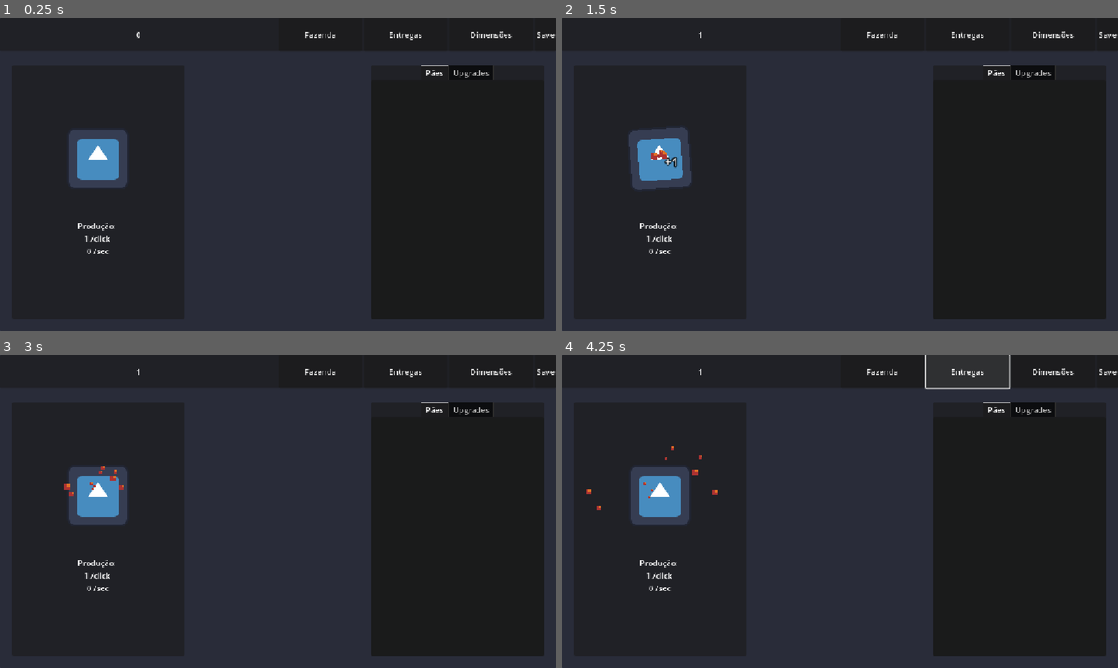
Above: before the commit, frames 1-4 (two rows, left to right).
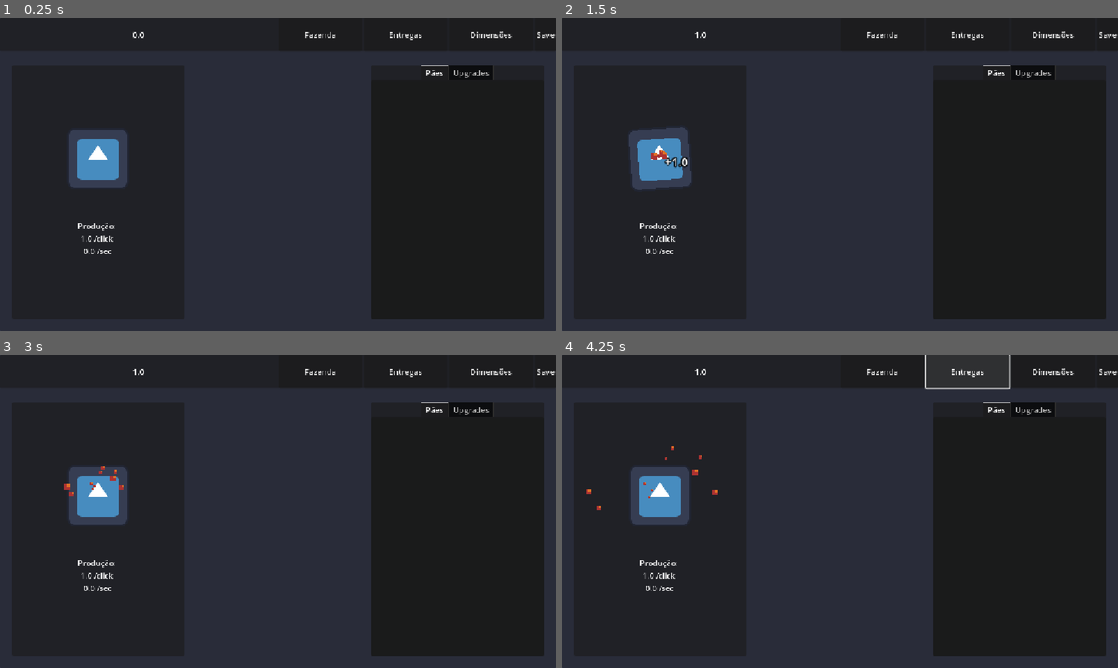
Above: after the commit, the same moments.

Repository: Porpetenha/Padaria-Idle
Game: Godot game, scene res://scenes/maestro.tscn
The game is run twice, just before and just after one commit, with the same random seed, the same clock (stepped at 60 frames per second) and the same inputs. The engine's default icon, where the game draws it, is replaced by a stand-in: a white triangle on a blue panel in a dark square.
Inputs (mouse positions are in pixels of both pictures, inside the frame that each line leads up to):
- Up to frame 1 (0.25 s): no input
- Up to frame 2 (1.5 s): click "Save" at 0.5 s; click (662, 158) at 1.25 s
- Up to frame 3 (3 s): click "Fazenda" at 2 s; click "Loja" at 2.75 s
- Up to frame 4 (4.25 s): click "Entregas" at 3.5 s

The runs differ from the first frame. In frame 1, 0.2% of the frame differs, in the area x 14-26%, y 4-76%; in frame 2, 0.2%; in frame 3, 0.1%; in frame 4, 0.1%.

Commit message:
Mudança na esatrutura das pastas, formatação de números e valor de dinheiro float

Diff:
--- a/assets/upgrades/bonus/geleia.tres
+++ b/assets/upgrades/bonus/geleia.tres
@@ -1,7 +1,7 @@
 [gd_resource type="Resource" script_class="UpgradeData" load_steps=3 format=3 uid="uid://d3vij3ya5me4i"]
 
 [ext_resource type="Texture2D" uid="uid://d24wvxq1b1nut" path="res://icon.svg" id="1_dgd5y"]
-[ext_resource type="Script" uid="uid://b10qq2qpidafp" path="res://scripts/upgrade_data.gd" id="1_pnomu"]
+[ext_resource type="Script" uid="uid://b10qq2qpidafp" path="res://scripts/custom resources/upgrade_data.gd" id="1_pnomu"]
 
 [resource]
 script = ExtResource("1_pnomu")
@@ -9,6 +9,7 @@
 upgrade_type = 2
 base_cost = 100
 cost_multp = 1.2
+bonus_multiplier = 0.1
 icon = ExtResource("1_dgd5y")
 locked = false
 metadata/_custom_type_script = "uid://b10qq2qpidafp"
--- a/assets/upgrades/breads/pao_de_forma.tres
+++ b/assets/upgrades/breads/pao_de_forma.tres
@@ -1,14 +1,13 @@
 [gd_resource type="Resource" script_class="UpgradeData" load_steps=3 format=3 uid="uid://rsiij8xb2eks"]
 
 [ext_resource type="Texture2D" uid="uid://d24wvxq1b1nut" path="res://icon.svg" id="1_q4sf3"]
-[ext_resource type="Script" uid="uid://b10qq2qpidafp" path="res://scripts/upgrade_data.gd" id="1_wdwnd"]
+[ext_resource type="Script" uid="uid://b10qq2qpidafp" path="res://scripts/custom resources/upgrade_data.gd" id="1_wdwnd"]
 
 [resource]
 script = ExtResource("1_wdwnd")
 name = "Pão de forma"
 description = "Macio e em fatias."
-base_cost = 10
-bonus_value = 1.0
+cost_multp = 1.5
 icon = ExtResource("1_q4sf3")
 locked = false
 metadata/_custom_type_script = "uid://b10qq2qpidafp"
--- a/project.godot
+++ b/project.godot
@@ -11,14 +11,15 @@
 [application]
 
 config/name="Padaria Idle"
+config/tags=PackedStringArray("idle")
 run/main_scene="uid://cgnvdpslvnqdp"
 config/features=PackedStringArray("4.5", "GL Compatibility")
 config/icon="res://icon.svg"
 
 [autoload]
 
-Global="*res://scripts/global.gd"
-SaveAndLoad="*res://scripts/save_and_load.gd"
+Global="*res://scripts/singletons/global.gd"
+SaveAndLoad="*res://scripts/singletons/save_and_load.gd"
 
 [display]
 
--- a/scenes/main.tscn
+++ b/scenes/main.tscn
@@ -3,10 +3,10 @@
 [ext_resource type="Script" uid="uid://bvxrp5uw4aq2s" path="res://scripts/main.gd" id="1_o5qli"]
 [ext_resource type="Texture2D" uid="uid://d24wvxq1b1nut" path="res://icon.svg" id="2_0wfyh"]
 [ext_resource type="Script" uid="uid://w71ntir1y6lr" path="res://scripts/click_animation.gd" id="3_choun"]
-[ext_resource type="Script" uid="uid://lfo0464gwutn" path="res://scripts/upgrade_manager.gd" id="3_o6xl0"]
+[ext_resource type="Script" uid="uid://lfo0464gwutn" path="res://scripts/upgrades/upgrade_manager.gd" id="3_o6xl0"]
 [ext_resource type="PackedScene" uid="uid://dhnhrqdprsmpw" path="res://assets/prefab/upgrades.tscn" id="3_sugp2"]
 [ext_resource type="AudioStream" uid="uid://b1nwojbslmiul" path="res://assets/sounds/fire.mp3" id="4_ya4ey"]
-[ext_resource type="Script" uid="uid://b10qq2qpidafp" path="res://scripts/upgrade_data.gd" id="5_tipki"]
+[ext_resource type="Script" uid="uid://b10qq2qpidafp" path="res://scripts/custom resources/upgrade_data.gd" id="5_tipki"]
 [ext_resource type="Resource" uid="uid://rsiij8xb2eks" path="res://assets/upgrades/breads/pao_de_forma.tres" id="6_85g3d"]
 [ext_resource type="Resource" uid="uid://cdxkossvbmc7u" path="res://assets/upgrades/breads/pao_bananinha.tres" id="7_85g3d"]
 [ext_resource type="Resource" uid="uid://ch1vi2ywmobh" path="res://assets/upgrades/breads/pao_frances.tres" id="7_choun"]
--- a/scripts/backups/upgrade_manager_backup.gd
+++ /dev/null
@@ -1,75 +0,0 @@
-extends Control
-
-@export var upgrade_scene: PackedScene
-@export var paes_data: Array[UpgradeData] = []  # Arraste os .tres dos pães aqui
-@export var upgrades_data: Array[UpgradeData] = []  # Arraste os .tres dos upgrades aqui
-
-@onready var paes_container = $TabContainer/Pães/MarginContainer/ScrollContainer/VBoxContainer
-@onready var upgrades_container = $TabContainer/Pães/MarginContainer/ScrollContainer/VBoxContainer/Upgrades
-
-var player_money: int = 0
-var pao_instances: Array[Node] = []
-var upgrade_instances: Array[Node] = []
-
-func _ready() -> void:
-	create_items()
-
-func create_items() -> void:
-	# Cria os pães
-	for data in paes_data:
-		var item = upgrade_scene.instantiate()
-		paes_container.add_child(item)
-		item.setup(data)
-		item.upgrade_purchased.connect(_on_upgrade_purchased)
-		pao_instances.append(item)
-
-	# Cria os upgrades
-	for data in upgrades_data:
-		var item = upgrade_scene.instantiate()
-		upgrades_container.add_child(item)
-		item.setup(data)
-		item.upgrade_purchased.connect(_on_upgrade_purchased)
-		upgrade_instances.append(item)
-
-	update_affordability()
-
-func _on_upgrade_purchased(upgrade_data: UpgradeData, level: int) -> void:
-	var cost = upgrade_data.base_cost * pow(upgrade_data.cost_multp, level)
-
-	if player_money >= cost:
-		player_money -= cost
-
-		# Aplica o bônus baseado no tipo
-		match upgrade_data.upgrade_type:
-			UpgradeData.upgrade_type_list.BREAD:
-				# Aumenta produção de pão específico
-				apply_bread_bonus(upgrade_data)
-			UpgradeData.upgrade_type_list.CLICK_UPGRADE:
-				# Aumenta ganho por clique
-				apply_click_bonus(upgrade_data)
-			UpgradeData.upgrade_type_list.IDLE_UPGRADE:
-				# Aumenta ganho passivo
-				apply_idle_bonus(upgrade_data)
-
-		update_affordability()
-
-func apply_bread_bonus(data: UpgradeData) -> void:
-	# Lógica para aumentar produção de pão
-	pass
-
-func apply_click_bonus(data: UpgradeData) -> void:
-	# Lógica para aumentar cliques
-	pass
-
-func apply_idle_bonus(data: UpgradeData) -> void:
-	# Lógica para aumentar produção passiva
-	pass
-
-func update_affordability() -> void:
-	for item in pao_instances + upgrade_instances:
-		var can_afford = player_money >= item.current_cost
-		item.set_affordable(can_afford)
-
-func add_money(amount: int) -> void:
-	player_money += amount
-	update_affordability()
--- a/scripts/backups/upgrades_backup.gd
+++ /dev/null
@@ -1,36 +0,0 @@
-extends PanelContainer
-
-@onready var icon: TextureRect = $MarginContainer/HBoxContainer/icon
-@onready var name_label: Label = $MarginContainer/HBoxContainer/name
-@onready var buy_button: Button = $MarginContainer/HBoxContainer/buy
-
-var upgrade_data: UpgradeData
-var current_level: int = 0
-var current_cost: int
-
-signal upgrade_purchased(upgrade: UpgradeData, level: int)
-
-func setup(data: UpgradeData) -> void:
-	upgrade_data = data
-
-	# Configura visual
-	icon.texture = data.icon
-	name_label.text = data.name
-
-	# Calcula custo inicial
-	update_cost()
-
-	# Conecta o botão
-	buy_button.pressed.connect(_on_buy_pressed)
-
-func update_cost() -> void:
-	current_cost = int(upgrade_data.base_cost * pow(upgrade_data.cost_multp, current_level))
-	buy_button.text = str(current_cost)
-
-func set_affordable(can_afford: bool) -> void:
-	buy_button.disabled = !can_afford
-
-func _on_buy_pressed() -> void:
-	upgrade_purchased.emit(upgrade_data, current_level)
-	current_level += 1
-	update_cost()
--- a/scripts/click_animation.gd
+++ b/scripts/click_animation.gd
@@ -51,7 +51,7 @@
 	add_child(popup)
 	var label = popup.get_child(0)
 
-	label.text = "+" + str(Global.bread_click)
+	label.text = "+" + Global.format_number(Global.bread_click)
 
 	label.global_position = global_position + (size / 2) - (label.size / 2)
 
--- /dev/null
+++ b/scripts/custom resources/upgrade_data.gd
@@ -0,0 +1,48 @@
+class_name UpgradeData
+extends Resource
+
+enum upgrade_type_list {
+	BREAD,           # Pão base que gera dinheiro
+	CLICK_UPGRADE,   # Melhora clicks
+	IDLE_UPGRADE,    # Melhora produção idle geral
+	BREAD_UPGRADE    # Melhora pães específicos ou grupos
+}
+
+enum bread_group {
+	TERRA,
+	INFERNO,
+	CEUS,
+	ABISMO,
+	# Adicione mais dimensões aqui
+}
+
+@export var name: String = "Nome do Upgrade"
+@export var description: String = "Uma descrição para o upgrade"
+
+@export_group("Dados do Jogo")
+@export var upgrade_type: upgrade_type_list = upgrade_type_list.BREAD
+
+# Para pães: a qual grupo/dimensão pertence
+@export var group: bread_group = bread_group.TERRA
+
+@export_subgroup("Custo")
+@export var base_cost: int = 10
+@export var cost_multp: float = 1.15  # Multiplicador de custo (para futuro)
+
+@export_subgroup("Bonus para pães")
+@export var bonus_value: float = 1.0  # Produção base do pão
+var level: int = 0
+
+# Para upgrades de pães específicos
+@export_subgroup("Upgrade de Pães")
+@export var target_group: bread_group = bread_group.TERRA  # Qual grupo é afetado
+@export var bonus_multiplier: float = 0.0  # Multiplicador em % (ex: 0.5 = +50%)
+@export var is_percentage: bool = false  # Se true, aplica em %, se false, valor fixo
+
+@export_group("Visual")
+@export var icon: Texture2D
+@export var locked: bool = true
+
+# Calcula o custo atual baseado no nível
+func get_current_cost() -> int:
+	return int(base_cost * pow(cost_multp, level))
--- a/scripts/main.gd
+++ b/scripts/main.gd
@@ -1,23 +1,18 @@
 extends Control
-
 @onready var money_label: RichTextLabel = $VBoxContainer/status_bar/HBoxContainer/money
 @onready var click_forno: TextureButton = $VBoxContainer/margin/HBoxContainer/forno/VBoxContainer/click_forno
 @onready var bread_production: Label = $VBoxContainer/MarginContainer/HBoxContainer/forno/VBoxContainer/bread_production
-
 #Váriaveis
 var bread_click: = Global.bread_click
-var bread_idle: int
-
+var bread_idle: float
 func _ready():
 	SaveAndLoad.load_data()
 	timer(1)
 	Global.time()
 
-
 func _process(_delta: float) -> void:
 	production_calc()
 	set_label()
-
 
 func timer(time): #OK
 	var idle_timer : Timer
@@ -27,25 +22,22 @@
 	idle_timer.timeout.connect(_on_idle_timer_timeout)
 	add_child(idle_timer)
 
-
 func set_label(): #OK
-	money_label.text = str(Global.money)
-	bread_production.text = "Produção: \n" + str(bread_click) + " /click \n" + str(bread_idle) + " /sec"
+	money_label.text = Global.format_number(Global.money)
+	bread_production.text = "Produção: \n" + Global.format_number(bread_click) + " /click \n" + Global.format_number(bread_idle) + " /sec"
 
 func _on_click_forno_pressed() -> void: #OK
-	Global.money += int(bread_click) #Qando clicar no botão do forno vai produzir dinherio por click
+	Global.money += bread_click #Qando clicar no botão do forno vai produzir dinherio por click
 
 func _on_idle_timer_timeout() -> void:
-	Global.money += int(bread_idle) #Função para a geração idle de dinheiro
+	Global.money += bread_idle #Função para a geração idle de dinheiro
 
 func production_calc():
 	bread_idle = 0
-	# Agora você tem acesso direto!
+
 	for pao in Global.paes_data:
 		if pao.upgrade_type == UpgradeData.upgrade_type_list.BREAD:
-			bread_idle += int(pao.bonus_value) * pao.level
-
-
+			bread_idle += pao.bonus_value * pao.level
 
 func _on_button_pressed() -> void:
 	pass
--- a/scripts/global.gd
+++ b/scripts/singletons/global.gd
@@ -1,7 +1,7 @@
 extends Node
 
-var money: int
-var bread_click: int = 1
+var money: float
+var bread_click: float = 1
 
 @export var paes_data: Array[UpgradeData] = []  #Arrastar os .tres dos pães aqui
 @export var upgrades_data: Array[UpgradeData] = []  #Arrastar os .tres dos bonus aqui
@@ -14,3 +14,14 @@
 	var minutes = (sec_offline % 3600) /60
 
 	print("Isso são ", hour, " horas e ", minutes, " minutos")
+
+# Formata números grandes de forma legível
+func format_number(num: float) -> String:
+	if num < 1000:
+		return str(snapped(num, 0.01))
+	elif num < 1000000:
+		return str(snapped(num / 1_000.0, 0.01)) + "K"
+	elif num < 1000000000:
+		return str(snapped(num / 1_000_000.0, 0.01)) + "M"
+	else:
+		return str(snapped(num / 1_000_000_000.0, 0.01)) + "B"
--- a/scripts/upgrade_data.gd
+++ /dev/null
@@ -1,41 +0,0 @@
-class_name UpgradeData
-extends Resource
-
-enum upgrade_type_list {
-	BREAD,
-	CLICK_UPGRADE,
-	IDLE_UPGRADE,
-	BREAD_UPGRADE
-}
-
-@export var name: String = "Nome do Upgrade"
-@export var description: String = "Uma descrição para o upgrade"
-
-@export_group("Dados do Jogo")
-
-@export var upgrade_type: upgrade_type_list = upgrade_type_list.BREAD
-
-@export_subgroup("Custo")
-@export var base_cost: int = 0
-@export var cost_multp: float = 0
-
-@export_subgroup("Bonus")
-@export var bonus_value: float = 0
-var level:int = 0
-
-@export_group("Visual")
-@export var icon: Texture2D
-@export var locked: bool = true
-
-
-#Tipos de upgrade para eu fazer:
-
-#Idle:
-	#Aumenta a protuçao te tudo em x%
-	#Ganhos afk, inicia com uma quantidade menor que 100% de ganho afk e vai aumentando conforme vai comprando mais upgrades dese tipo
-#Click:
-	#Jackpot: uma pequena chance de um click dar uma grande ganho
-	#Uma porcentagem da produção total idle representa um incremento nos ganhos por click
-#Pães:
-	#Cada pão ou grupo de pão teria um aumento de % no que ele gera
-	#
Not shown, removed: scripts/backups/upgrade_manager_backup.gd.uid
Not shown, removed: scripts/backups/upgrades_backup.gd.uid
Renamed: scripts/upgrade_data.gd.uid -> scripts/custom resources/upgrade_data.gd.uid
Renamed: scripts/global.gd.uid -> scripts/singletons/global.gd.uid
Renamed: scripts/save_and_load.gd -> scripts/singletons/save_and_load.gd
Renamed: scripts/save_and_load.gd.uid -> scripts/singletons/save_and_load.gd.uid
Renamed: scripts/upgrade_manager.gd -> scripts/upgrades/upgrade_manager.gd
Renamed: scripts/upgrade_manager.gd.uid -> scripts/upgrades/upgrade_manager.gd.uid
Renamed: scripts/upgrades.gd -> scripts/upgrades/upgrades.gd
Renamed: scripts/upgrades.gd.uid -> scripts/upgrades/upgrades.gd.uid
